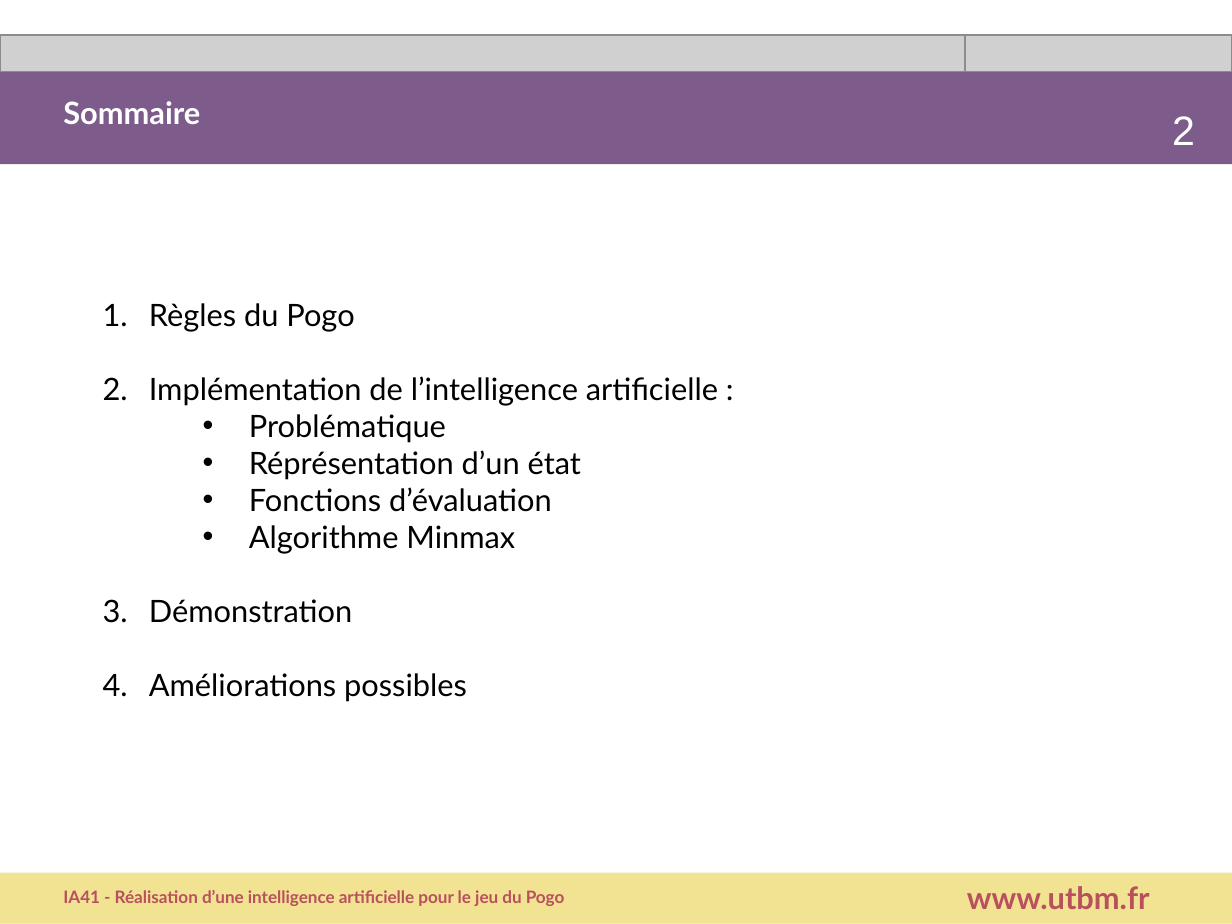
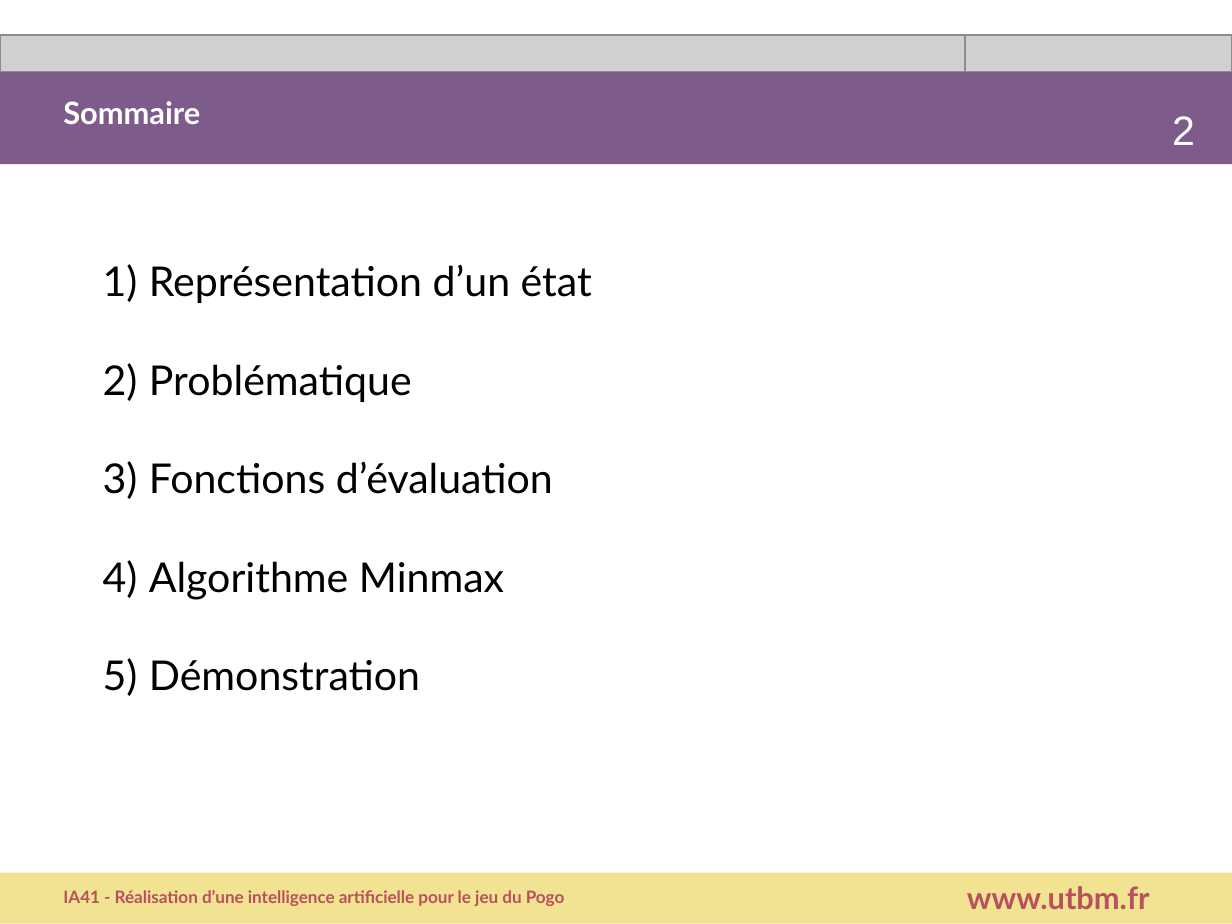
Before and after one commit to belkacemlahouel/IA41_Pogo, a slide deck: slide 2 of Presentation.ppt. Drawn at 1232x924 pixels with LibreOffice and Linux fonts; fonts in the diff are those of the drawing; grey boxes stand for pictures. Boxes give left, top, right and bottom in pixels: in the first picture for what was removed or moved away, otherwise in the second. Text is boxed around its words. In the diff, an @@ line names an element or a change of style, - is before the commit and + after.

```diff
--- a/Presentation.ppt
+++ b/Presentation.ppt
@@ text "Représentation d’un état": place and size @@
-text "Représentation d’un état" at box(149, 376, 718, 702)
+text "Représentation d’un état" at box(149, 264, 592, 691)
@@ text at box(149, 264, 592, 303): text changed; size 18 to 24 pt @@
-1. Règles du Pogo
-2. Implémentation de l’intelligence artificielle :
+1) Représentation d’un état
@@ text at box(149, 364, 553, 691): size 18 to 24 pt in "Problématique", "Fonctions d’évaluation", "Algorithme Minmax", "Démonstration"; bullet • to 1); list level 2 to 1 in "Problématique"; list level 2 to 1 in "Fonctions d’évaluation"; list level 2 to 1 in "Algorithme Minmax"; bullet 1. to 1) @@
@@ text at box(249, 450, 581, 480): paragraph removed @@
-  • Réprésentation d’un état
@@ text at box(149, 673, 467, 702): paragraph removed @@
-4. Améliorations possibles
```
Also in this commit, not shown: 6 other slides changed, 1 slide removed.
